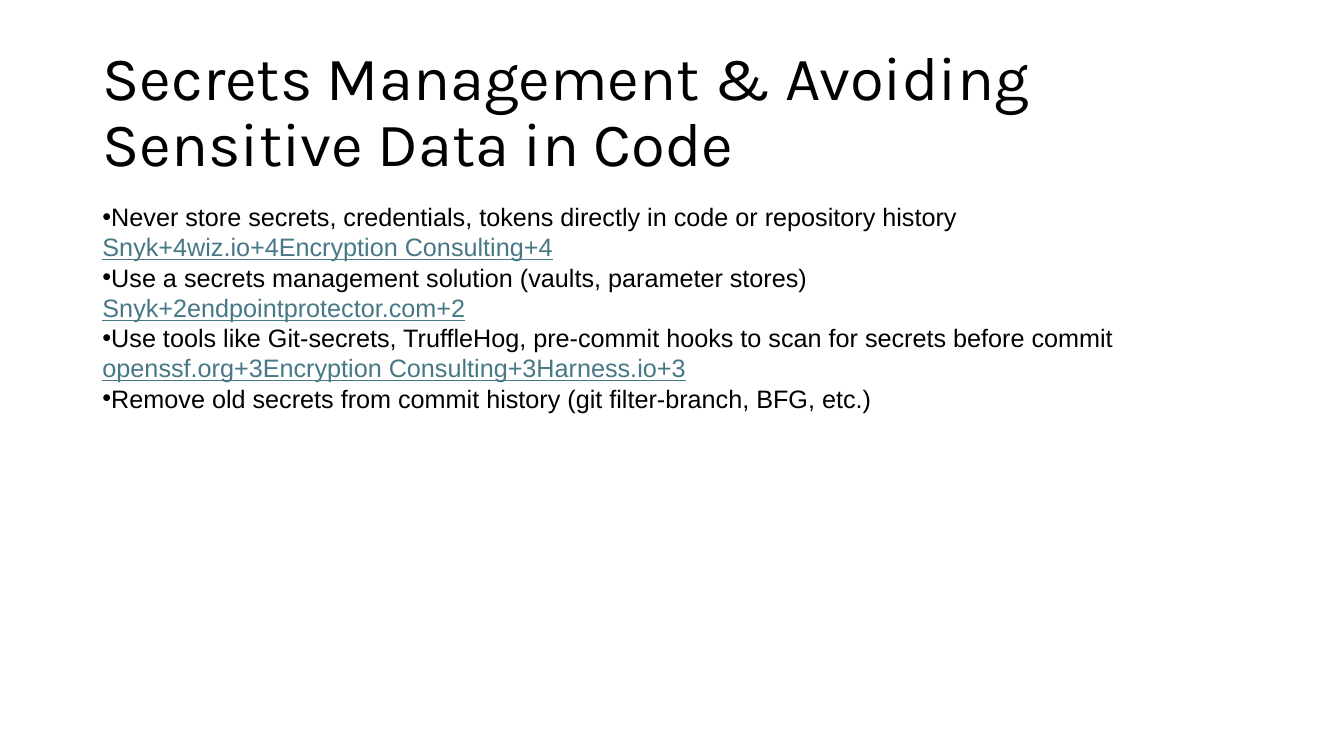
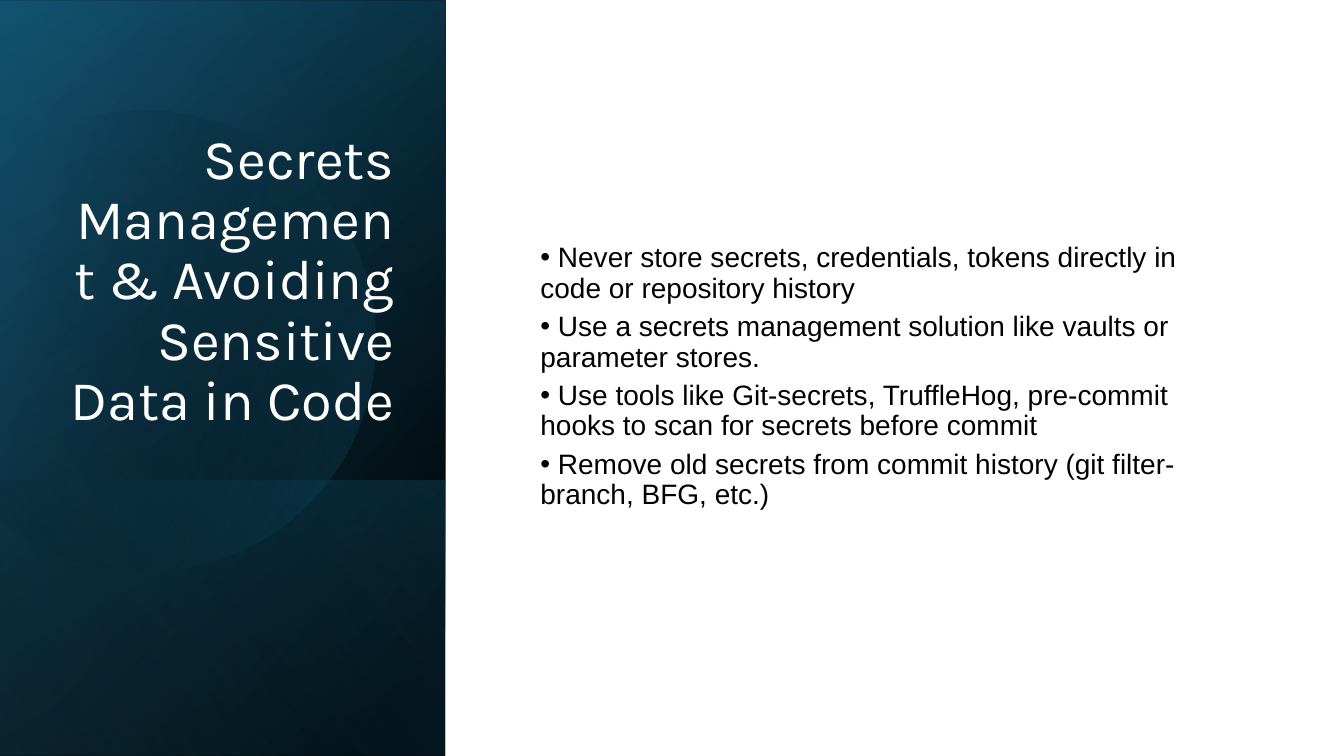
Before and after one commit to jacobwachenbach/csd-380, a slide deck: slide 5 of module-11/Achenbach-module11-csd-380.pptx. Drawn at 1344x756 pixels with LibreOffice and Linux fonts; fonts in the diff are those of the drawing. Boxes give left, top, right and bottom in pixels: in the first picture for what was removed or moved away, otherwise in the second. Text is boxed around its words. In the diff, an @@ line names an element or a change of style, - is before the commit and + after.

```diff
--- a/module-11/Achenbach-module11-csd-380.pptx
+++ b/module-11/Achenbach-module11-csd-380.pptx
@@ rectangle added at <box>0,0,1344,756</box>, fill #FFFFFF @@
@@ rectangle added at <box>0,0,446,756</box>, fill gradient #000000 to #104862 @@
@@ rectangle added at <box>0,1,446,756</box>, fill gradient #000000 to #156082 @@
@@ rectangle added at <box>0,0,446,755</box>, fill gradient #000000 to #46B1E1 @@
@@ freeform shape added at <box>0,56,431,618</box>, fill gradient #000000 to #156082 @@
@@ title "Secrets Management & Avoiding Sensitive ...": place and size @@
-title "Secrets Management & Avoiding Sensitive ..." at <box>102,57,1029,167</box>
+title "Secrets Management & Avoiding Sensitive ..." at <box>71,143,395,421</box>
@@ title "Secrets Management & Avoiding Sensitive ..." at <box>71,143,395,421</box>: size 44 to 40 pt, text colour #000000 to #FFFFFF; alignment left to right; vertical alignment middle to bottom @@
@@ text "Never store secrets, credentials, tokens ...": place and size @@
-text "Never store secrets, credentials, tokens ..." at <box>102,207,1113,413</box>
+text "Never store secrets, credentials, tokens ..." at <box>540,246,1176,509</box>
@@ text at <box>540,246,1176,509</box>: size 18 to 20 pt in "Never store secrets, credentials, tokens directly in ...", "Use tools like Git-secrets, TruffleHog, pre-commit hooks ...", "Remove old secrets from commit history (git ..."; line spacing 1 to 0.9; more space between paragraphs @@
@@ text at <box>540,315,1168,372</box>: text changed; size 18 to 20 pt; text colour #467886 to #000000 @@
-Snyk+4wiz.io+4Encryption Consulting+4
-• Use a secrets management solution (vaults, parameter stores)
-Snyk+2endpointprotector.com+2
+• Use a secrets management solution like vaults or parameter stores.
@@ text at <box>102,358,686,383</box>: paragraph removed @@
-openssf.org+3Encryption Consulting+3Harness.io+3
@@ rectangle added at <box>0,480,446,756</box>, fill gradient #156082 to #000000 @@
```
Also in this commit, not shown: 10 other slides changed.
